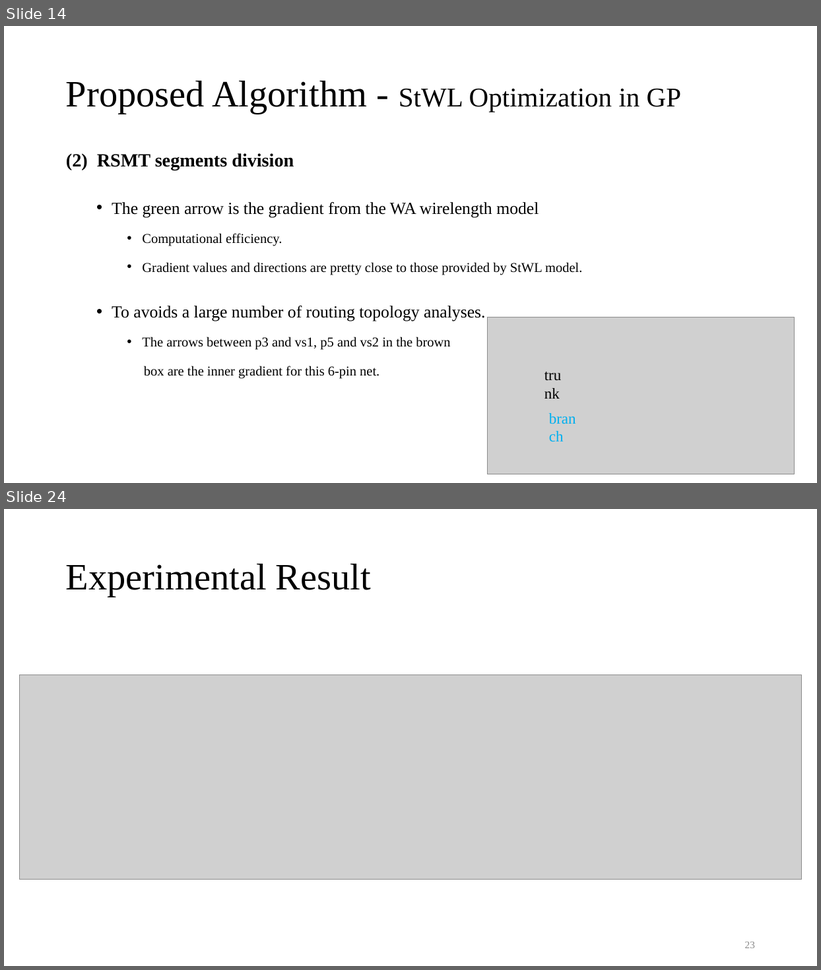
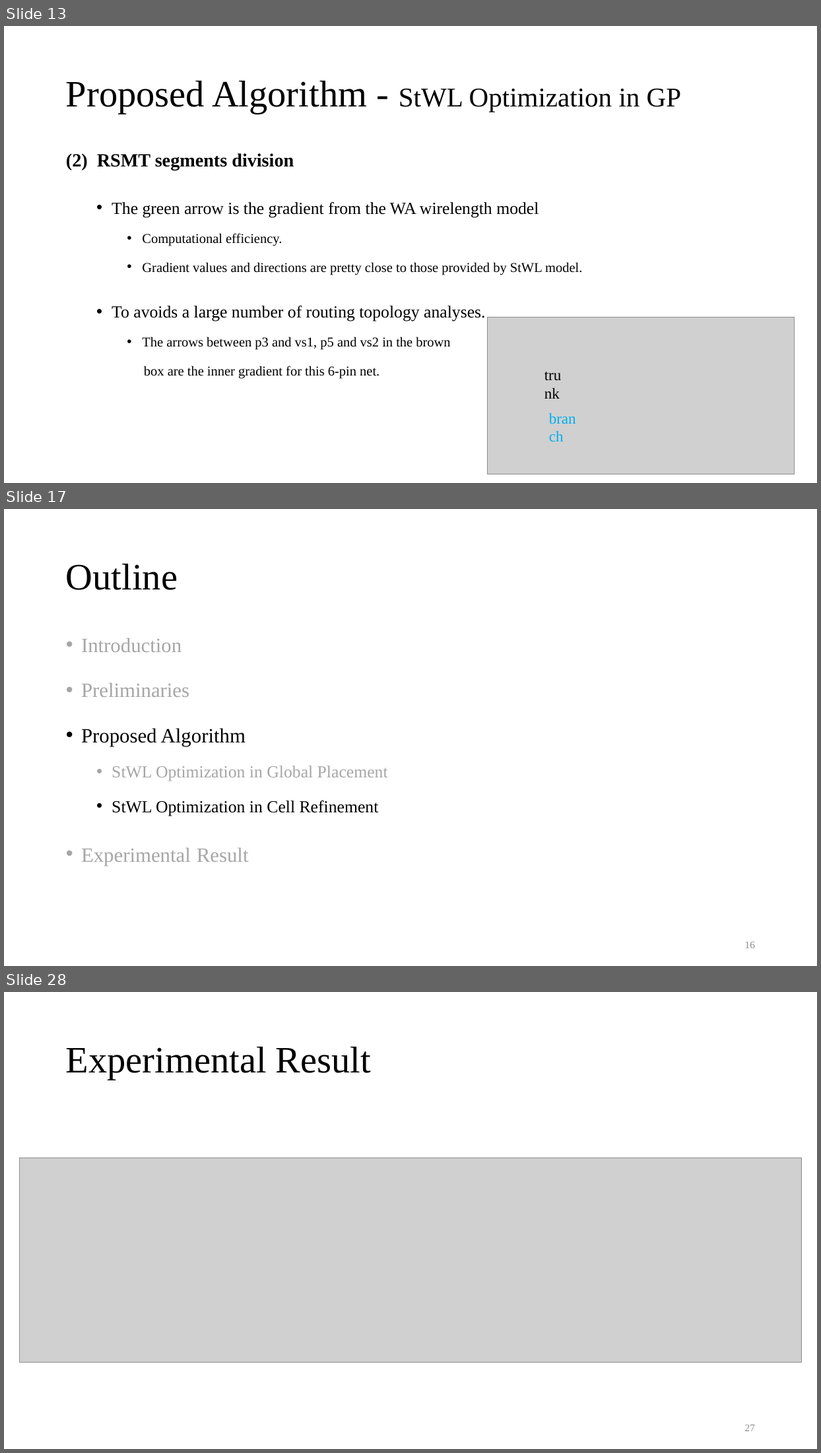
Before and after one commit to Pacific-Feng-Studuies/Studied-Papers, a slide deck: GM/Placement/An Analytical Placement Algorithm with Routing topology Optimization/An Analytical Placement Algorithm with Routing topology Optimization.pptx. Shown one above the other, each under a label of ours: slides 14 and 24 before the commit, slides 13, 17 and 28 after it; the slides between them are not shown. The pictures are 821x970 and 821x1453 pixels, drawn with LibreOffice and Linux fonts; fonts in the diff are those of the drawing; grey boxes stand for pictures. Boxes give left, top, right and bottom in pixels: in the first picture for what was removed or moved away, otherwise in the second. Text is boxed around its words. In the diff, an @@ line names an element or a change of style, - is before the commit and + after.

```diff
--- a/GM/Placement/An Analytical Placement Algorithm with Routing topology Optimization/An Analytical Placement Algorithm with Routing topology Optimization.pptx
+++ b/GM/Placement/An Analytical Placement Algorithm with Routing topology Optimization/An Analytical Placement Algorithm with Routing topology Optimization.pptx
@@ slide 17 added at (4, 509, 817, 966), background #FFFFFF @@
@@ title added at (66, 563, 178, 590), 44 pt, text #000000 @@
+Outline
@@ text added at (81, 638, 388, 866), 20 pt, text #A6A6A6 @@
+• Introduction
+• Preliminaries
+• Proposed Algorithm
+  • StWL Optimization in Global Placement
+  • StWL Optimization in Cell Refinement
+• Experimental Result
@@ page number added at (745, 942, 755, 949), 12 pt, text #8C8C8C @@
+16
@@ what was slide 14 is now slide 13 @@
@@ what was slide 24 is now slide 28 @@
@@ page number at (745, 1425, 755, 1432): text changed @@
-23
+27
```
Also in this commit, not shown: 19 slides changed, 3 other slides added, 1 other file.
